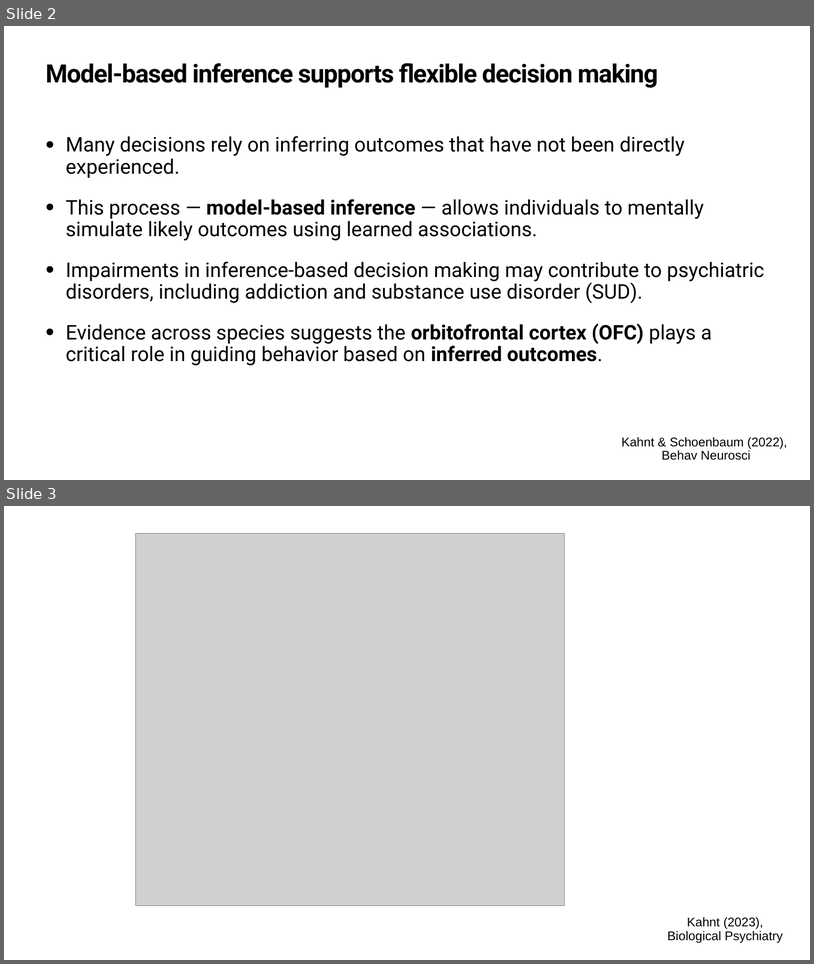
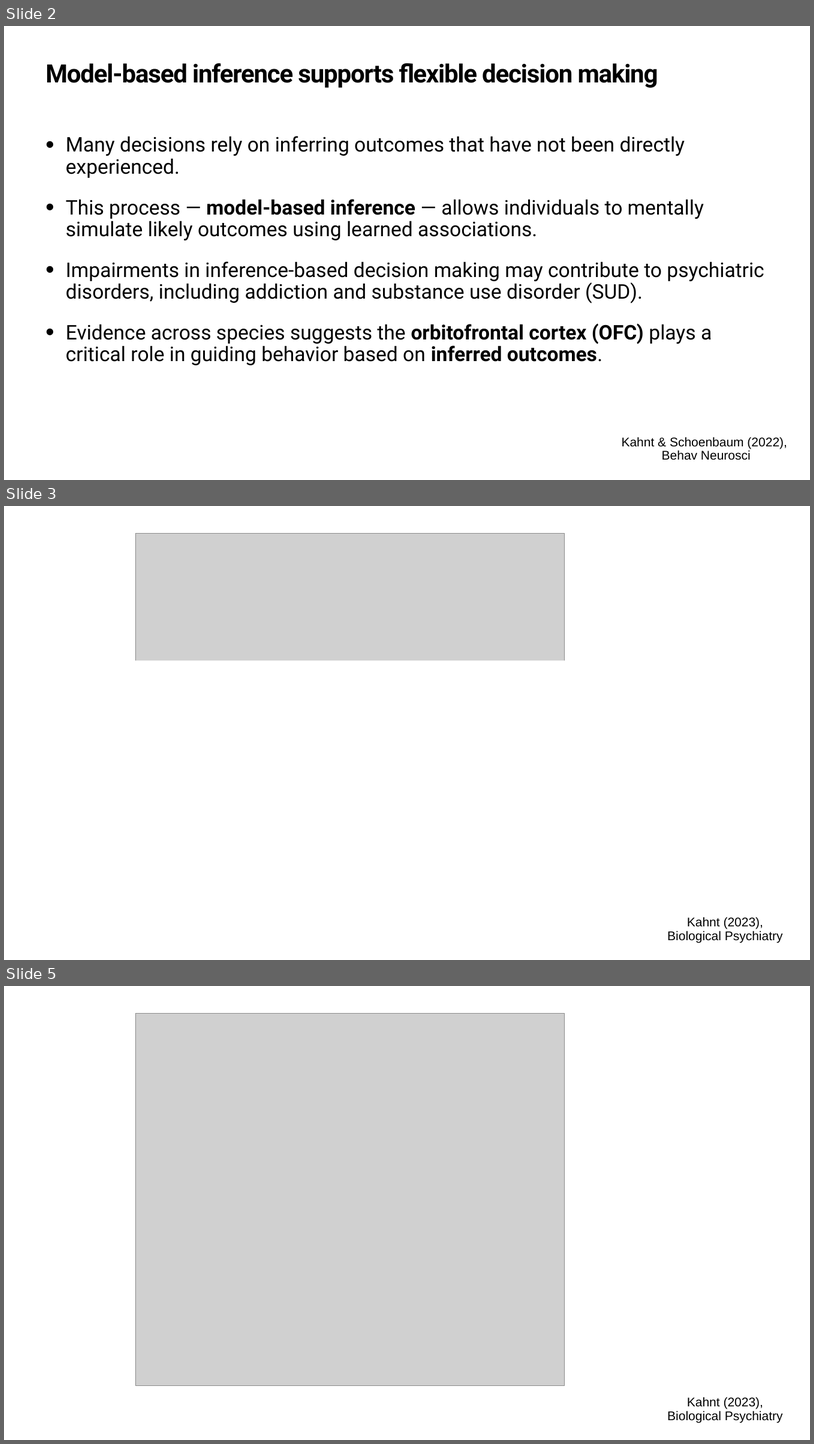
Before and after one commit to QingfangLiu/project-spcd, a slide deck: docs/Joint_lab_meeting.pptx. Shown one above the other, each under a label of ours: slides 2 and 3 before the commit, slides 2, 3 and 5 after it; the slides between them are not shown. The pictures are 814x964 and 814x1444 pixels, drawn with LibreOffice and Linux fonts; fonts in the diff are those of the drawing; grey boxes stand for pictures. Boxes give left, top, right and bottom in pixels: in the first picture for what was removed or moved away, otherwise in the second. Text is boxed around its words. In the diff, an @@ line names an element or a change of style, - is before the commit and + after.

```diff
--- a/docs/Joint_lab_meeting.pptx
+++ b/docs/Joint_lab_meeting.pptx
@@ slide 3 added at (4,506,810,960), background #FFFFFF @@
@@ picture added at (135,533,564,905) @@
@@ rectangle added at (105,661,604,914), fill #FFFFFF @@
@@ text added at (668,916,783,942), 30 pt, text #000000 @@
+Kahnt (2023),
+Biological Psychiatry
@@ what was slide 3 is now slide 5 @@
```
Also in this commit, not shown: 1 slide changed, 13 other slides added, 1 slide removed.
